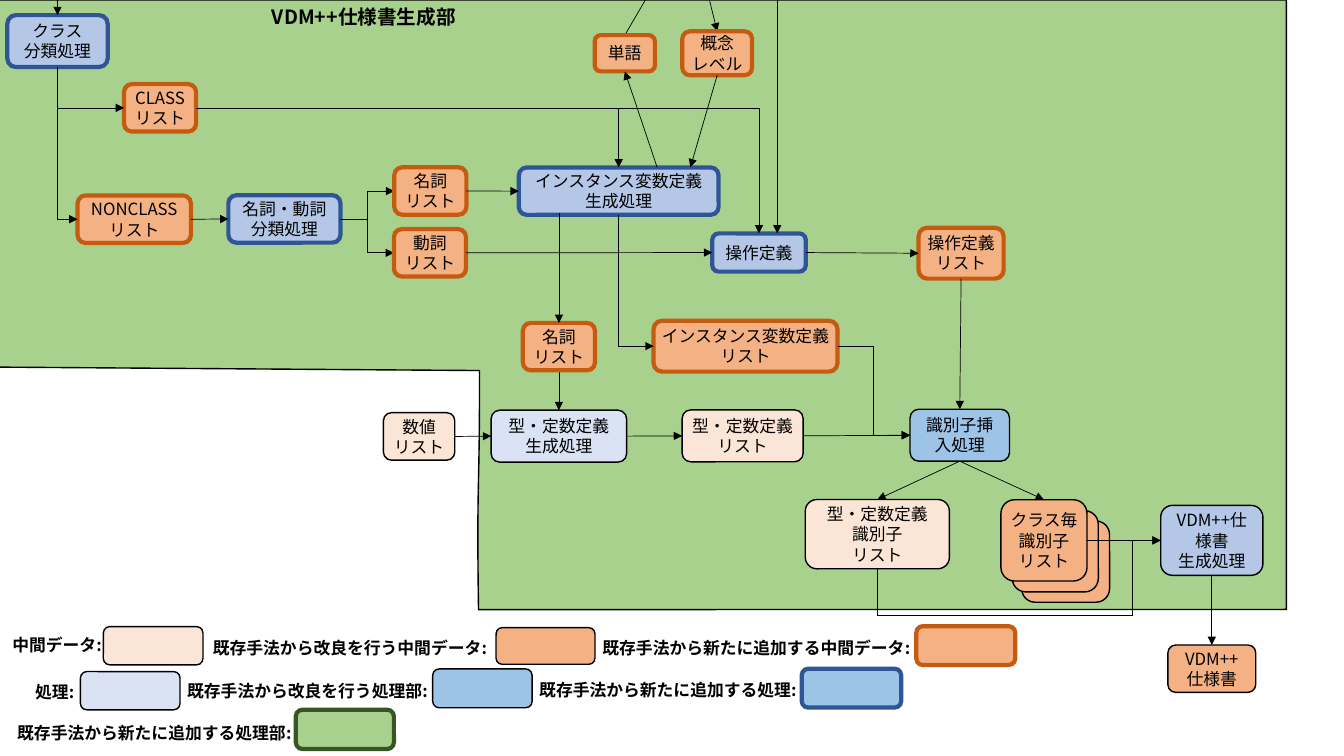
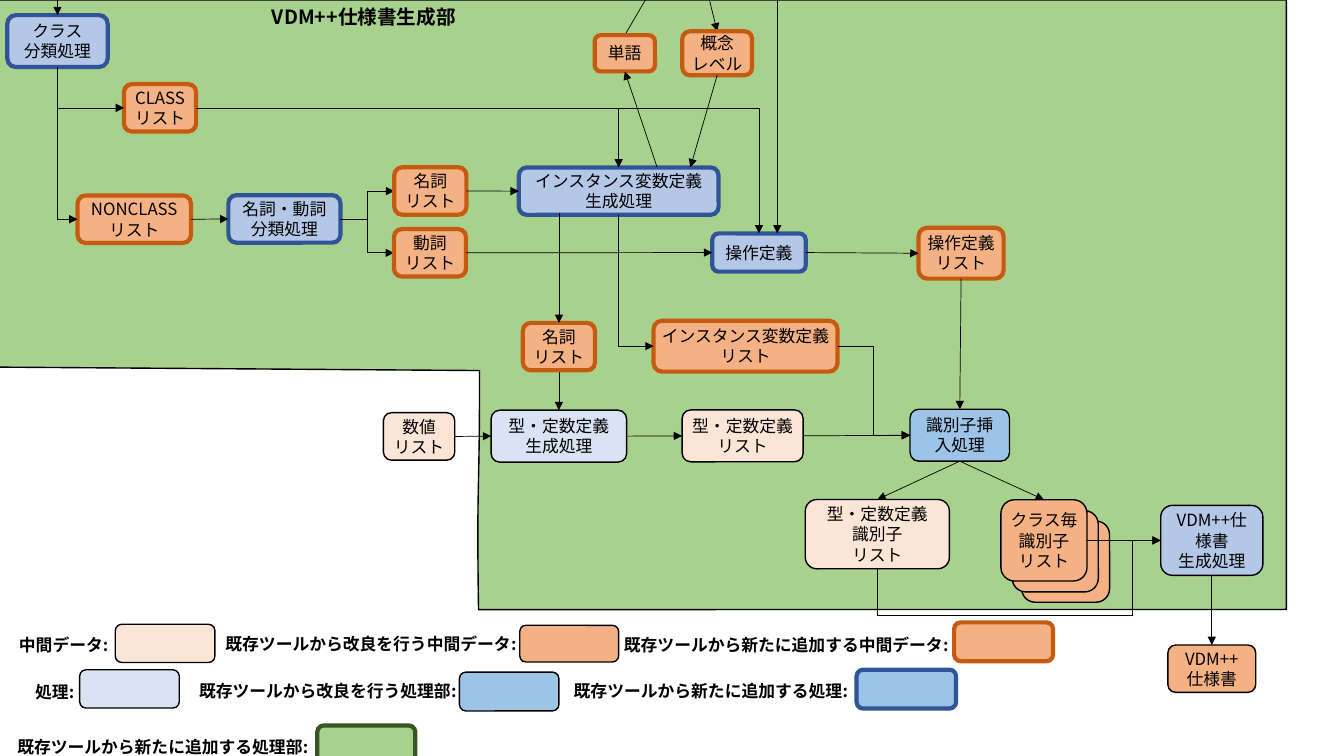
Before and after one commit to sugaken0528/masterPaper, a slide deck: slide 17 of image/sozai.pptx. Drawn at 1344x756 pixels with LibreOffice and Linux fonts; fonts in the diff are those of the drawing. Boxes give left, top, right and bottom in pixels: in the first picture for what was removed or moved away, otherwise in the second. Text is boxed around its words. In the diff, an @@ line names an element or a change of style, - is before the commit and + after.

```diff
--- a/image/sozai.pptx
+++ b/image/sozai.pptx
@@ rounded rectangle moved from (x1=104, y1=627, x2=204, y2=665) to (x1=115, y1=624, x2=215, y2=662) @@
@@ rounded rectangle moved from (x1=496, y1=628, x2=595, y2=664) to (x1=520, y1=625, x2=619, y2=661) @@
@@ rounded rectangle moved from (x1=917, y1=626, x2=1015, y2=665) to (x1=955, y1=622, x2=1054, y2=661) @@
@@ text "中間データ:" moved from (x1=12, y1=636, x2=101, y2=653) to (x1=19, y1=636, x2=108, y2=653) @@
@@ text at (x1=225, y1=635, x2=516, y2=652): text changed @@
-既存手法から改良を行う中間データ:
+既存ツールから改良を行う中間データ:
@@ text at (x1=624, y1=636, x2=949, y2=653): text changed @@
-既存手法から新たに追加する中間データ:
+既存ツールから新たに追加する中間データ:
@@ text at (x1=199, y1=682, x2=456, y2=699): text changed @@
-既存手法から改良を行う処理部:
+既存ツールから改良を行う処理部:
@@ rounded rectangle moved from (x1=433, y1=669, x2=532, y2=709) to (x1=460, y1=673, x2=560, y2=712) @@
@@ text at (x1=574, y1=682, x2=848, y2=699): text changed @@
-既存手法から新たに追加する処理:
+既存ツールから新たに追加する処理:
@@ rounded rectangle moved from (x1=802, y1=668, x2=901, y2=708) to (x1=857, y1=669, x2=957, y2=709) @@
@@ text at (x1=17, y1=738, x2=308, y2=755): text changed @@
-既存手法から新たに追加する処理部:
+既存ツールから新たに追加する処理部:
@@ rounded rectangle resized from (x1=296, y1=710, x2=394, y2=749) to (x1=318, y1=726, x2=415, y2=756) @@
```
Also in this commit, not shown: 4 other slides changed, 12 other files.
